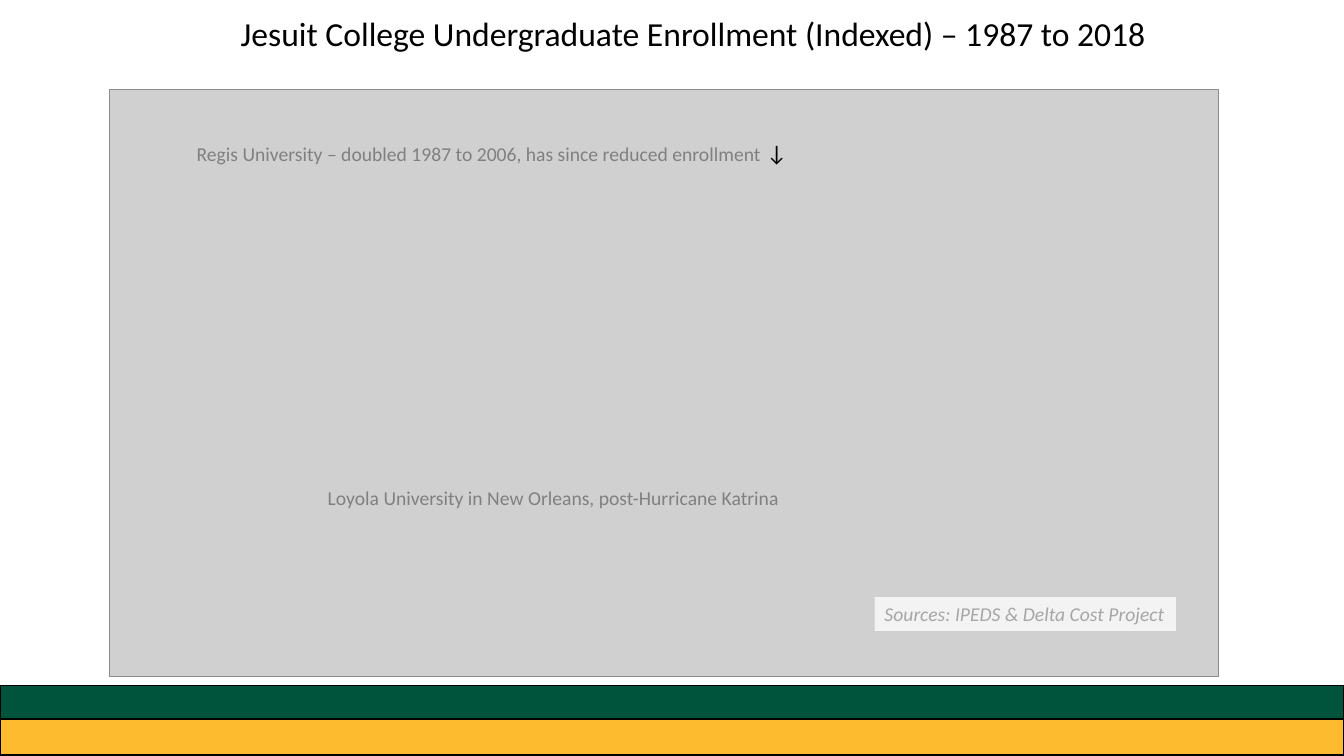
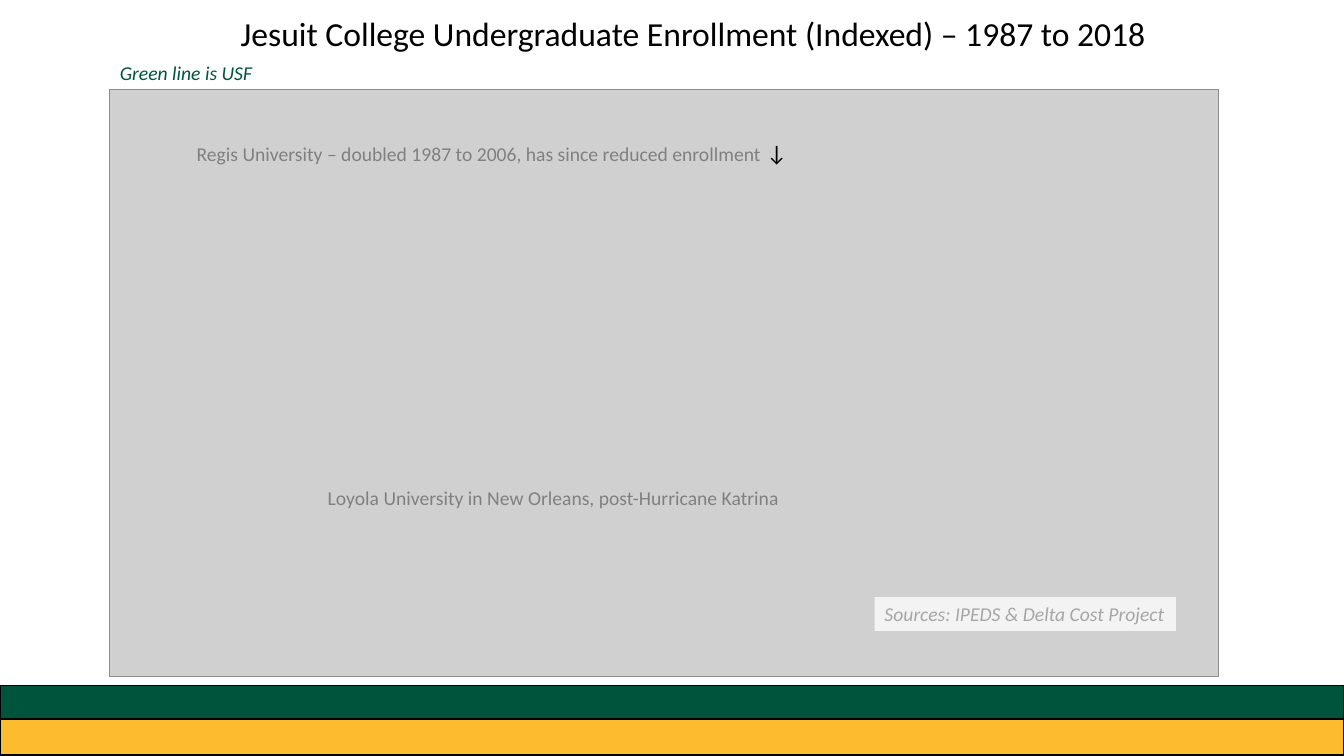
Before and after one commit to greg-dubrow/USF-talk-February-2020, a slide deck: slide 11 of usf_presentation_0220_gdubrow.pptx. Drawn at 1344x756 pixels with LibreOffice and Linux fonts; fonts in the diff are those of the drawing; grey boxes stand for pictures. Boxes give left, top, right and bottom in pixels: in the first picture for what was removed or moved away, otherwise in the second. Text is boxed around its words. In the diff, an @@ line names an element or a change of style, - is before the commit and + after.

```diff
--- a/usf_presentation_0220_gdubrow.pptx
+++ b/usf_presentation_0220_gdubrow.pptx
@@ text added at (120, 66, 252, 80), 14 pt, text #00543C, italic @@
+Green line is USF
```
Also in this commit, not shown: 2 other slides changed.
